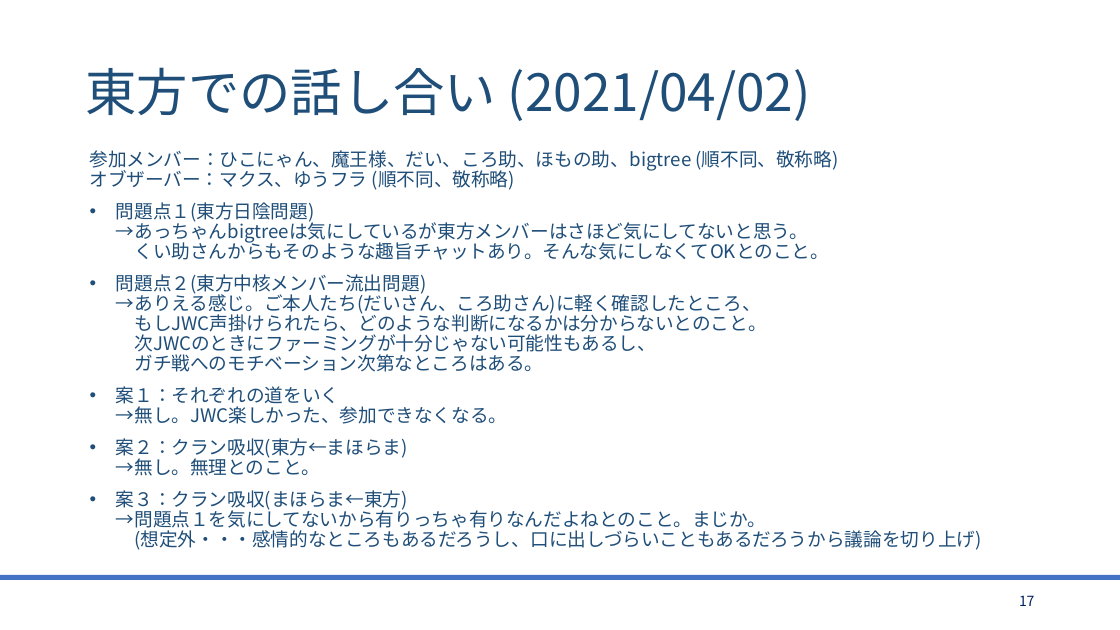
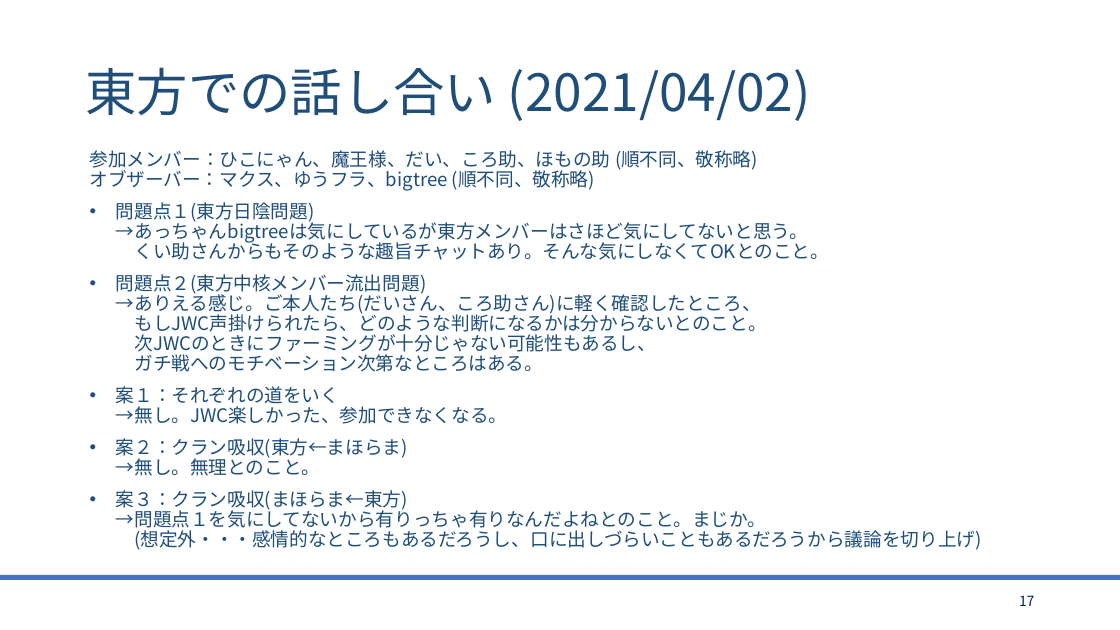
Before and after one commit to bigtreeCoC/documents, a slide deck: slide 17 of 東方とまほらまの今後について.pptx. Drawn at 1120x630 pixels with LibreOffice and Linux fonts; fonts in the diff are those of the drawing. Boxes give left, top, right and bottom in pixels: in the first picture for what was removed or moved away, otherwise in the second. Text is boxed around its words. In the diff, an @@ line names an element or a change of style, - is before the commit and + after.

Commit message:
東方とまほらま(4版) TOMARIGIについて

```diff
--- a/東方とまほらまの今後について.pptx
+++ b/東方とまほらまの今後について.pptx
@@ text at box(90, 150, 758, 191): text changed @@
-参加メンバー：ひこにゃん、魔王様、だい、ころ助、ほもの助、bigtree (順不同、敬称略)
-オブザーバー：マクス、ゆうフラ (順不同、敬称略)
+参加メンバー：ひこにゃん、魔王様、だい、ころ助、ほもの助 (順不同、敬称略)
+オブザーバー：マクス、ゆうフラ、bigtree (順不同、敬称略)
```
Also in this commit, not shown: 10 other slides changed, 9 slides added, 3 other files.
